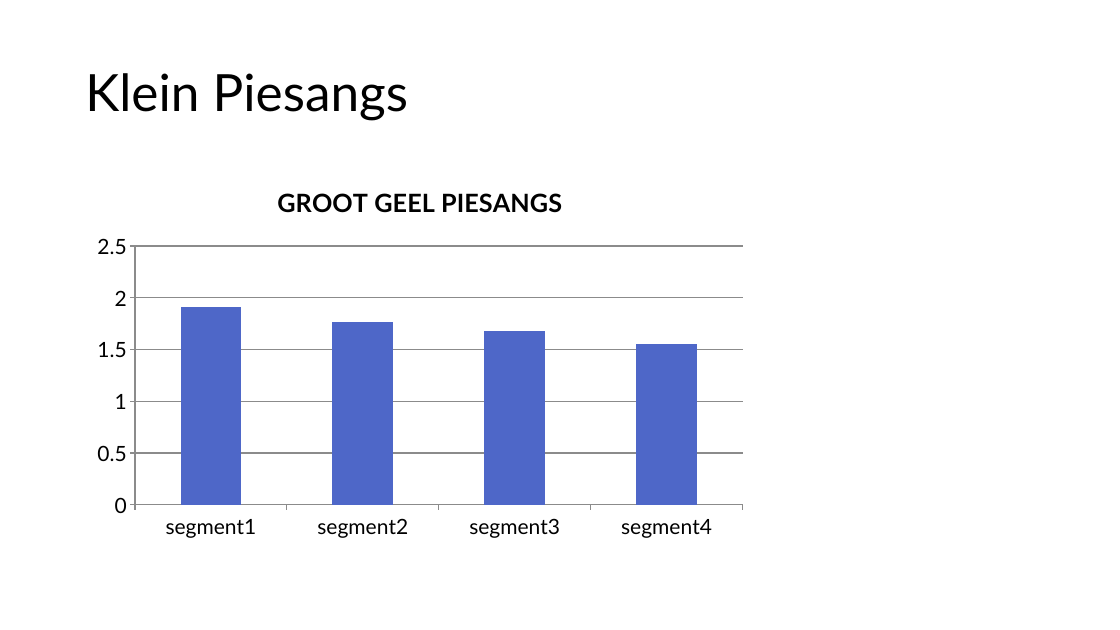
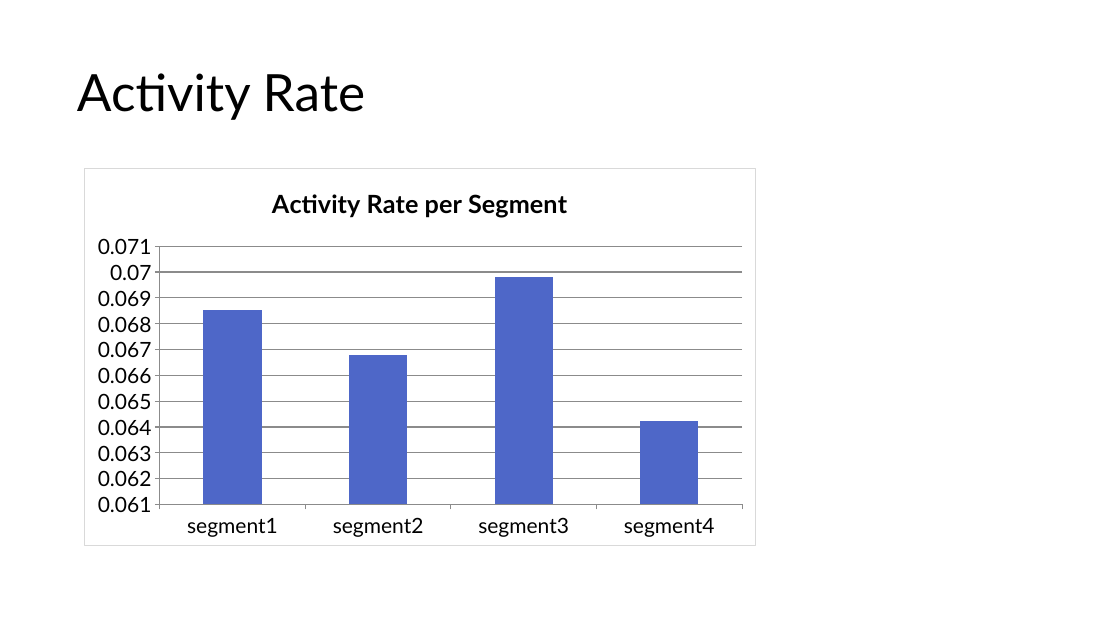
Before and after one commit to lizesteyn/FNBdataquest, a slide deck: slide 12 of Presentation6.pptx. Drawn at 1120x630 pixels with LibreOffice and Linux fonts; fonts in the diff are those of the drawing. Boxes give left, top, right and bottom in pixels: in the first picture for what was removed or moved away, otherwise in the second. Text is boxed around its words. In the diff, an @@ line names an element or a change of style, - is before the commit and + after.

Commit message:
Update pptx6

```diff
--- a/Presentation6.pptx
+++ b/Presentation6.pptx
@@ title at (x1=77, y1=73, x2=365, y2=120): text changed @@
-Klein Piesangs
+Activity Rate
@@ column chart at (x1=84, y1=168, x2=756, y2=546) @@
@@ title "GROOT GEEL PIESANGS" to "Activity Rate per Segment" @@
-Series 1: 1.91, 1.76, 1.68, 1.55
+Series 1: 0.069, 0.067, 0.07, 0.064
@@ category axis changed @@
@@ value axis changed @@
@@ bar spacing changed @@
@@ border changed @@
@@ lettering changed @@
```
Also in this commit, not shown: 4 other slides changed, 6 slides removed, 2 other files.
